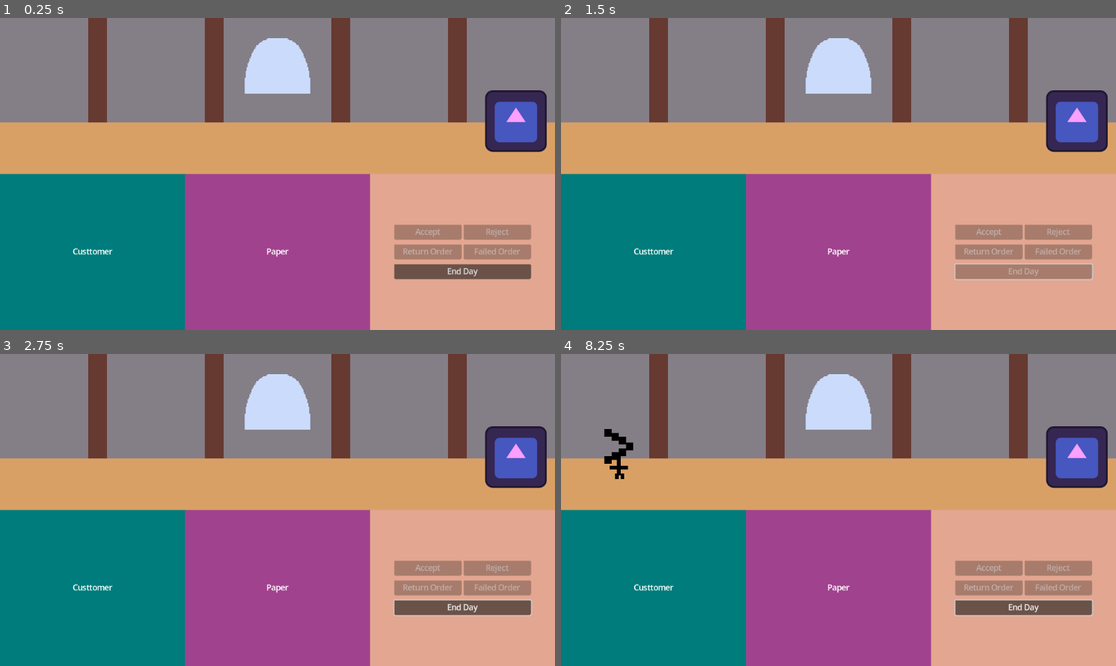
Above: before the commit, frames 1-4 (two rows, left to right).
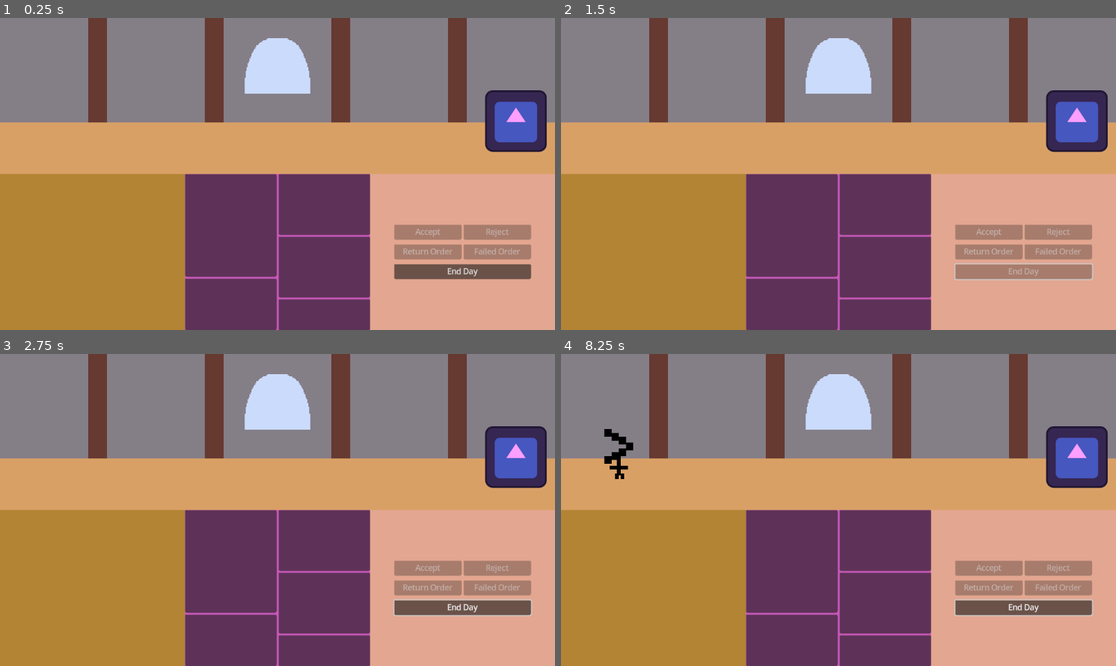
Above: after the commit, the same moments.

Repository: GcNoteX/The-Conduct-of-Magic
Game: Godot game, scene res://CustomerService/customer_service.tscn
Same seed, same stepped clock (60 frames per second), same inputs: the game is played once before the commit and once after it. This scene is started directly instead of the project's main scene. The engine's default icon, where the game draws it, is replaced by a stand-in: a white triangle on a blue panel in a dark square.
Inputs (mouse positions are in pixels of both pictures, inside the frame that each line leads up to):
- Up to frame 1 (0.25 s): no input
- Up to frame 2 (1.5 s): click "End Day" at 0.5 s; tap Enter at 1.25 s; move the mouse to (960, 158) at 1.27 s; click (960, 158) at 1.35 s
- Up to frame 3 (2.75 s): tap Space at 2 s; move the mouse to (166, 525) at 2.02 s; click (166, 525) at 2.1 s
- Up to frame 4 (8.25 s): click "End Day" at 2.75 s; tap Enter at 3.5, 5.75 s; move the mouse to (894, 441) at 3.52 s; click (894, 441) at 3.6 s; tap Space at 4.25, 6.5 s; move the mouse to (810, 572) at 4.27 s; click (810, 572) at 4.35 s; click "End Day" at 5 s; move the mouse to (1005, 556) at 5.77 s; click (1005, 556) at 5.85 s; move the mouse to (672, 463) at 6.52 s; click (672, 463) at 6.6 s; move the mouse to (866, 510) at 7.27 s; click (866, 510) at 7.35 s; move the mouse to (755, 432) at 8.02 s; click (755, 432) at 8.1 s

The runs differ from the first frame. In frame 1, 33% of the frame differs, in the area x 0-67%, y 49-100%; in frame 2, 33%; in frame 3, 33%; in frame 4, 33%.

Commit message:
Customer and Commission display completed
Customer faces and commission data is displayed to the player in the appropriate places when the customer approaches, clears at the appropriate times as well.

Diff:
--- a/CommissionPapers/commissions.gd
+++ b/CommissionPapers/commissions.gd
@@ -17,7 +17,7 @@
 	for rune in artifact_instance.runes:
 		speculative_runes = rune.rune_name + "," + speculative_runes
 	artifact_description = "This is a placeholder description of the artifact"
-	artifact_description = "This is a placeholder for the artifacts origin"
+	artifact_origin = "This is a placeholder for the artifacts origin"
 
 	commission_due_date = customer.patience
 	reward = 10 * customer.richness
--- /dev/null
+++ b/CustomerService/cs_commission_display.gd
@@ -0,0 +1,25 @@
+class_name CommissionDisplay
+extends PanelContainer
+
+@onready var artifact_display: TextureRect = $HBoxContainer/LeftSide/VBoxContainer/ArtifactPanel/ArtifactDisplay
+@onready var runes_display: RichTextLabel = $HBoxContainer/LeftSide/VBoxContainer/RunesPanel/RunesSpeculation
+@onready var commission_description: RichTextLabel = $HBoxContainer/RightSide/VBoxContainer/DescriptionPanel/MarginContainer/CommissionDescription
+@onready var origin_description: RichTextLabel = $HBoxContainer/RightSide/VBoxContainer/OriginPanel/MarginContainer/OriginDescription
+@onready var time_display : RichTextLabel = $HBoxContainer/RightSide/VBoxContainer/CostTimePanel/CostTimeSeperator/Time
+@onready var cost_display: RichTextLabel = $HBoxContainer/RightSide/VBoxContainer/CostTimePanel/CostTimeSeperator/Cost
+
+func update_commission_display(commission: CommissionData) -> void:
+	artifact_display.texture = commission.artifact.sprite
+	runes_display.text = commission.speculative_runes
+	commission_description.text = commission.artifact_description
+	origin_description.text = commission.artifact_origin
+	time_display.text = str(commission.commission_due_date)
+	cost_display.text = str(commission.reward)
+
+func clear_commission_display() -> void:
+	artifact_display.texture = null
+	runes_display.text = ""
+	commission_description.text = ""
+	origin_description.text = ""
+	time_display.text = ""
+	cost_display.text = ""
--- /dev/null
+++ b/CustomerService/cs_commission_display.tscn
@@ -0,0 +1,100 @@
+[gd_scene load_steps=2 format=3 uid="uid://c5gufg2jd0vpb"]
+
+[ext_resource type="Script" path="res://CustomerService/cs_commission_display.gd" id="1_pwjib"]
+
+[node name="CsCommissionDisplay" type="PanelContainer"]
+anchors_preset = 15
+anchor_right = 1.0
+anchor_bottom = 1.0
+grow_horizontal = 2
+grow_vertical = 2
+size_flags_horizontal = 3
+script = ExtResource("1_pwjib")
+
+[node name="ColorRect" type="ColorRect" parent="."]
+layout_mode = 2
+color = Color(0.771905, 0.345176, 0.713894, 1)
+
+[node name="HBoxContainer" type="HBoxContainer" parent="."]
+layout_mode = 2
+
+[node name="LeftSide" type="VBoxContainer" parent="HBoxContainer"]
+layout_mode = 2
+size_flags_horizontal = 3
+
+[node name="VBoxContainer" type="VBoxContainer" parent="HBoxContainer/LeftSide"]
+layout_mode = 2
+size_flags_vertical = 3
+
+[node name="ArtifactPanel" type="PanelContainer" parent="HBoxContainer/LeftSide/VBoxContainer"]
+layout_mode = 2
+size_flags_vertical = 3
+size_flags_stretch_ratio = 2.0
+
+[node name="ArtifactDisplay" type="TextureRect" parent="HBoxContainer/LeftSide/VBoxContainer/ArtifactPanel"]
+texture_filter = 1
+layout_mode = 2
+stretch_mode = 5
+
+[node name="RunesPanel" type="PanelContainer" parent="HBoxContainer/LeftSide/VBoxContainer"]
+layout_mode = 2
+size_flags_vertical = 3
+
+[node name="RunesSpeculation" type="RichTextLabel" parent="HBoxContainer/LeftSide/VBoxContainer/RunesPanel"]
+layout_mode = 2
+
+[node name="RightSide" type="VBoxContainer" parent="HBoxContainer"]
+layout_mode = 2
+size_flags_horizontal = 3
+
+[node name="VBoxContainer" type="VBoxContainer" parent="HBoxContainer/RightSide"]
+layout_mode = 2
+size_flags_vertical = 3
+
+[node name="DescriptionPanel" type="PanelContainer" parent="HBoxContainer/RightSide/VBoxContainer"]
+layout_mode = 2
+size_flags_vertical = 3
+size_flags_stretch_ratio = 2.0
+
+[node name="MarginContainer" type="MarginContainer" parent="HBoxContainer/RightSide/VBoxContainer/DescriptionPanel"]
+layout_mode = 2
+theme_override_constants/margin_left = 10
+theme_override_constants/margin_top = 10
+theme_override_constants/margin_right = 10
+theme_override_constants/margin_bottom = 10
+
+[node name="CommissionDescription" type="RichTextLabel" parent="HBoxContainer/RightSide/VBoxContainer/DescriptionPanel/MarginContainer"]
+layout_mode = 2
+scroll_active = false
+
+[node name="OriginPanel" type="PanelContainer" parent="HBoxContainer/RightSide/VBoxContainer"]
+layout_mode = 2
+size_flags_vertical = 3
+size_flags_stretch_ratio = 2.0
+
+[node name="MarginContainer" type="MarginContainer" parent="HBoxContainer/RightSide/VBoxContainer/OriginPanel"]
+layout_mode = 2
+theme_override_constants/margin_left = 10
+theme_override_constants/margin_top = 10
+theme_override_constants/margin_right = 10
+theme_override_constants/margin_bottom = 10
+
+[node name="OriginDescription" type="RichTextLabel" parent="HBoxContainer/RightSide/VBoxContainer/OriginPanel/MarginContainer"]
+layout_mode = 2
+scroll_active = false
+
+[node name="CostTimePanel" type="PanelContainer" parent="HBoxContainer/RightSide/VBoxContainer"]
+layout_mode = 2
+size_flags_vertical = 3
+
+[node name="CostTimeSeperator" type="HBoxContainer" parent="HBoxContainer/RightSide/VBoxContainer/CostTimePanel"]
+layout_mode = 2
+
+[node name="Time" type="RichTextLabel" parent="HBoxContainer/RightSide/VBoxContainer/CostTimePanel/CostTimeSeperator"]
+layout_mode = 2
+size_flags_horizontal = 3
+
+[node name="Cost" type="RichTextLabel" parent="HBoxContainer/RightSide/VBoxContainer/CostTimePanel/CostTimeSeperator"]
+layout_mode = 2
+size_flags_horizontal = 3
+text_direction = 2
--- /dev/null
+++ b/CustomerService/cs_customer_display.gd
@@ -0,0 +1,12 @@
+class_name CustomerDisplay
+extends PanelContainer
+
+@onready var customer_face: TextureRect = $MarginContainer/CustomerFace
+
+func update_face(face_name: String) -> void:
+	var full_path = GameConstants.customer_sprites_path + face_name
+	var face = load(full_path)
+	customer_face.texture = face
+
+func clear_face() -> void:
+	customer_face.texture = null
--- /dev/null
+++ b/CustomerService/cs_customer_display.tscn
@@ -0,0 +1,24 @@
+[gd_scene load_steps=2 format=3 uid="uid://dydgiyi05g1cs"]
+
+[ext_resource type="Script" path="res://CustomerService/cs_customer_display.gd" id="1_dk5au"]
+
+[node name="CsCustomerDisplay" type="PanelContainer"]
+anchors_preset = 15
+anchor_right = 1.0
+anchor_bottom = 1.0
+grow_horizontal = 2
+grow_vertical = 2
+size_flags_horizontal = 3
+script = ExtResource("1_dk5au")
+
+[node name="ColorRect" type="ColorRect" parent="."]
+layout_mode = 2
+color = Color(0.699536, 0.519189, 0.203593, 1)
+
+[node name="MarginContainer" type="MarginContainer" parent="."]
+layout_mode = 2
+
+[node name="CustomerFace" type="TextureRect" parent="MarginContainer"]
+texture_filter = 1
+layout_mode = 2
+stretch_mode = 5
--- a/CustomerService/cs_game_manager.gd
+++ b/CustomerService/cs_game_manager.gd
@@ -5,6 +5,8 @@
 @onready var customer: PackedScene = preload("res://Customers/customer.tscn")
 
 @onready var shop: ShopManager = %Shop
+@onready var customer_display_UI: CustomerDisplay = $"Bottom UI/HBoxOfUI/CsCustomerDisplay"
+@onready var commission_dispay_UI: CommissionDisplay = $"Bottom UI/HBoxOfUI/CsCommissionDisplay"
 @onready var actions_UI: ActionsUI  = $"Bottom UI/HBoxOfUI/CsActionsChoice"
 
 var current_day: int = 1
@@ -69,11 +71,16 @@
 # Things to do when the customer sends their order
 func process_customer(customer: Customer) -> void:
 	current_customer = customer
-	# Enable UI elements using data in the order
+	# Display customer in left widget
+	customer_display_UI.update_face(current_customer.face_sprite)
+	# Display commission/artifact submmission + actions UI elements
 	if !customer.is_returning:
 		actions_UI.enable_request_actions()
+		commission_dispay_UI.update_commission_display(current_customer.commission)
 	elif customer.is_returning:
 		actions_UI.enable_submission_actions()
+		commission_dispay_UI.update_commission_display(current_customer.commission)
+		commission_dispay_UI.time_display.text = "HERE TO COLLECT!" # Just to test that we can identify returning and not returning
 	else:
 		push_error("Boolean is_returning has a none truth value!")
 
@@ -88,34 +95,28 @@
 	customers_booklist[current_customer.return_day].append(current_customer)
 
 	# Make customer leave
-	current_customer.leave_store()
-	current_customer = null
+	customer_responded_to()
 
 	# TODO: Save data
 
-	emit_signal("customer_has_been_processed")
+
 
 func order_rejected() -> void:
 	print("Order has been rejected")
 	# Make customer leave
-	current_customer.leave_store()
-	current_customer = null
+	customer_responded_to()
 
 	# TODO: Save data
-
-	emit_signal("customer_has_been_processed")
 
 func artifact_returned() -> void:
 	print("Artifact returned!")
 	# Make customer leave
-	current_customer.leave_store()
-	current_customer = null
+	customer_responded_to()
 
 func commission_failed() -> void:
 	print("Commission Failed!")
 	# Make customer leave
-	current_customer.leave_store()
-	current_customer = null
+	customer_responded_to()
 
 func end_day() -> void:
 	print("Ending the day")
@@ -136,3 +137,10 @@
 	$TransitionToNextDay.start()
 	await $TransitionToNextDay.timeout
 	start_day()
+
+func customer_responded_to() -> void:
+	current_customer.leave_store()
+	current_customer = null
+	customer_display_UI.clear_face()
+	commission_dispay_UI.clear_commission_display()
+	emit_signal("customer_has_been_processed")
--- a/CustomerService/customer_service.tscn
+++ b/CustomerService/customer_service.tscn
@@ -1,8 +1,10 @@
-[gd_scene load_steps=4 format=3 uid="uid://ihf12qmq1lro"]
+[gd_scene load_steps=6 format=3 uid="uid://ihf12qmq1lro"]
 
 [ext_resource type="Script" path="res://CustomerService/cs_game_manager.gd" id="1_m6mex"]
 [ext_resource type="PackedScene" uid="uid://dcakt3gulhmxh" path="res://CustomerService/cs_actions_choice.tscn" id="2_7pbrr"]
+[ext_resource type="PackedScene" uid="uid://dydgiyi05g1cs" path="res://CustomerService/cs_customer_display.tscn" id="2_xmkxd"]
 [ext_resource type="PackedScene" uid="uid://bt5wqt4j5vfsb" path="res://CustomerService/shop.tscn" id="3_rp63m"]
+[ext_resource type="PackedScene" uid="uid://c5gufg2jd0vpb" path="res://CustomerService/cs_commission_display.tscn" id="3_swtyg"]
 
 [node name="CustomerService" type="Node"]
 script = ExtResource("1_m6mex")
@@ -32,31 +34,11 @@
 grow_vertical = 2
 theme_override_constants/separation = 0
 
-[node name="CurrentCustomer" type="PanelContainer" parent="Bottom UI/HBoxOfUI"]
+[node name="CsCustomerDisplay" parent="Bottom UI/HBoxOfUI" instance=ExtResource("2_xmkxd")]
 layout_mode = 2
-size_flags_horizontal = 3
 
-[node name="ColorRect" type="ColorRect" parent="Bottom UI/HBoxOfUI/CurrentCustomer"]
+[node name="CsCommissionDisplay" parent="Bottom UI/HBoxOfUI" instance=ExtResource("3_swtyg")]
 layout_mode = 2
-color = Color(1.05888e-06, 0.485999, 0.486744, 1)
-
-[node name="Label" type="Label" parent="Bottom UI/HBoxOfUI/CurrentCustomer"]
-layout_mode = 2
-text = "Custtomer"
-horizontal_alignment = 1
-
-[node name="CommisionPaper" type="PanelContainer" parent="Bottom UI/HBoxOfUI"]
-layout_mode = 2
-size_flags_horizontal = 3
-
-[node name="ColorRect" type="ColorRect" parent="Bottom UI/HBoxOfUI/CommisionPaper"]
-layout_mode = 2
-color = Color(0.629052, 0.256975, 0.556, 1)
-
-[node name="Label" type="Label" parent="Bottom UI/HBoxOfUI/CommisionPaper"]
-layout_mode = 2
-text = "Paper"
-horizontal_alignment = 1
 
 [node name="CsActionsChoice" parent="Bottom UI/HBoxOfUI" instance=ExtResource("2_7pbrr")]
 layout_mode = 2
--- a/Customers/customer.gd
+++ b/Customers/customer.gd
@@ -3,6 +3,7 @@
 
 var customer_id: int
 var customer_name: String
+var face_sprite: String
 # Which map the customer will be in
 var spawn_location: GameConstants.Locations
 # How much they can pay the player for their job
@@ -34,15 +35,13 @@
 	# The reason that we do not directly use the CustomerData is it makes it easier to store in JSON later
 	customer_id = randi()
 	customer_name = data.name
+	face_sprite = data.face_sprite
 	spawn_location = data.spawn_location
 	richness = data.richness
 	patience = data.patience
 	intelligence = data.intelligence
 	dialogue = data.dialogue # TODO: Maybe for general customer make a constant file of dialogue so no redundant saves of dialogue text
 	commission = data.commission
-
-func _ready() -> void:
-	pass
 
 func _process(delta: float) -> void:
 	# Simply to control the movement direction of the customer
--- a/Customers/customer_data.gd
+++ b/Customers/customer_data.gd
@@ -3,6 +3,7 @@
 
 @export_category("General")
 @export var name: String
+@export var face_sprite: String
 ## Which map the customer will be in
 @export var spawn_location: GameConstants.Locations
 
@@ -34,8 +35,10 @@
 	# TODO: Make it location based
 	var generic_names = GameConstants.GenericNames
 	name = generic_names[randi() % len(generic_names)]
+	var face_sprites = GameConstants.FaceSpritePool[location]
+	face_sprite = face_sprites[randi() % len(face_sprites)]
 	spawn_location = location
-	# TODO: Preparing the artifacts based on location
+
 	# TODO: Inserting dialogue
 
 	# TODO: personality biased based on location
@@ -45,8 +48,8 @@
 
 	# TODO: Make a commission for the npc
 	# Get an artifact (None special NPCs only instance for one artifact so we just generate it based on a pool)
-	var artifact_pool: Array = GameConstants.ArtifactPool["ParentWorkShop"]
-	var random_artifact = artifact_pool[randi() % len(artifact_pool)]
+	var artifact_pool: Array = GameConstants.ArtifactPool[location]
+	var random_artifact =  artifact_pool[randi() % len(artifact_pool)]
 	var artifact_path = GameConstants.artifact_path + random_artifact
 	var artifact: Artifact = load(artifact_path)
 	commission = generate_commission(artifact)
--- a/main/game_constants.gd
+++ b/main/game_constants.gd
@@ -28,8 +28,20 @@
 const artifact_path = "res://Artifacts/Artifacts/"
 
 const ArtifactPool: Dictionary = {
-	ParentWorkShop = [
+	Locations.ParentsWorkshop : [ # ParentsWorkshop
 		"test_artifact.tres",
 		"test_artifact2.tres"
 	]
 }
+
+const customer_sprites_path = "res://Customers/customer_sprites/"
+
+const FaceSpritePool: Dictionary = {
+	Locations.ParentsWorkshop : [
+		"sample_face1(32x32).png",
+		"sample_face2(32x32).png",
+		"sample_face3(32x32).png",
+		"sample_face4(32x32).png",
+		"sample_face5(32x32).png"
+	]
+}
Binary file added: Customers/customer_sprites/sample_face1(32x32).png
Not shown, added: Customers/customer_sprites/sample_face1(32x32).png.import
Binary file added: Customers/customer_sprites/sample_face2(32x32).png
Not shown, added: Customers/customer_sprites/sample_face2(32x32).png.import
Binary file added: Customers/customer_sprites/sample_face3(32x32).png
Not shown, added: Customers/customer_sprites/sample_face3(32x32).png.import
Binary file added: Customers/customer_sprites/sample_face4(32x32).png
Not shown, added: Customers/customer_sprites/sample_face4(32x32).png.import
Binary file added: Customers/customer_sprites/sample_face5(32x32).png
Not shown, added: Customers/customer_sprites/sample_face5(32x32).png.import
